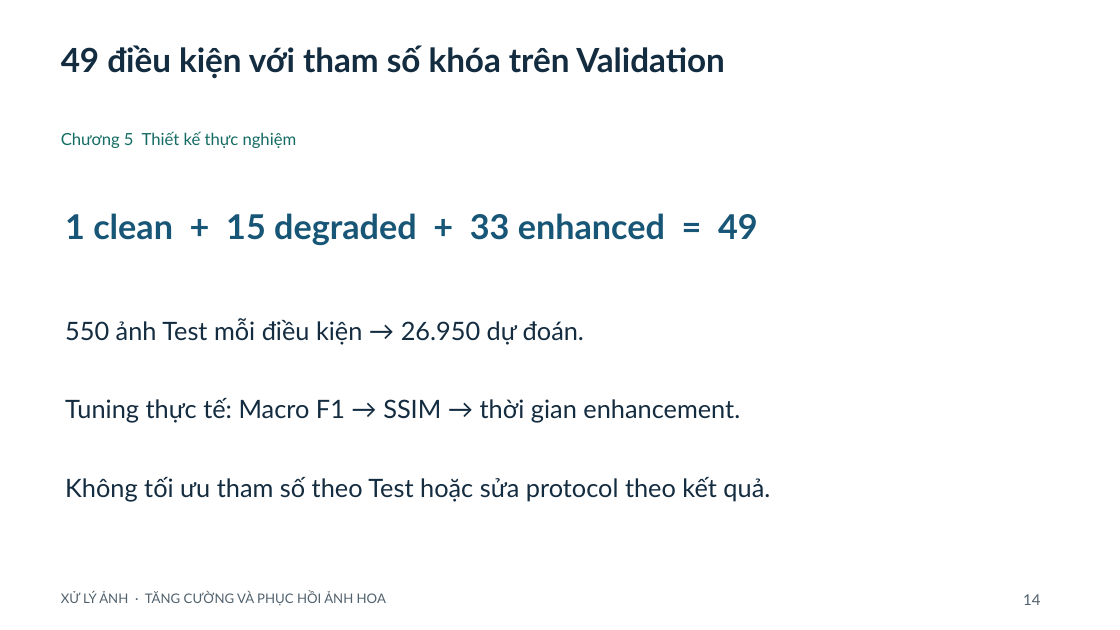
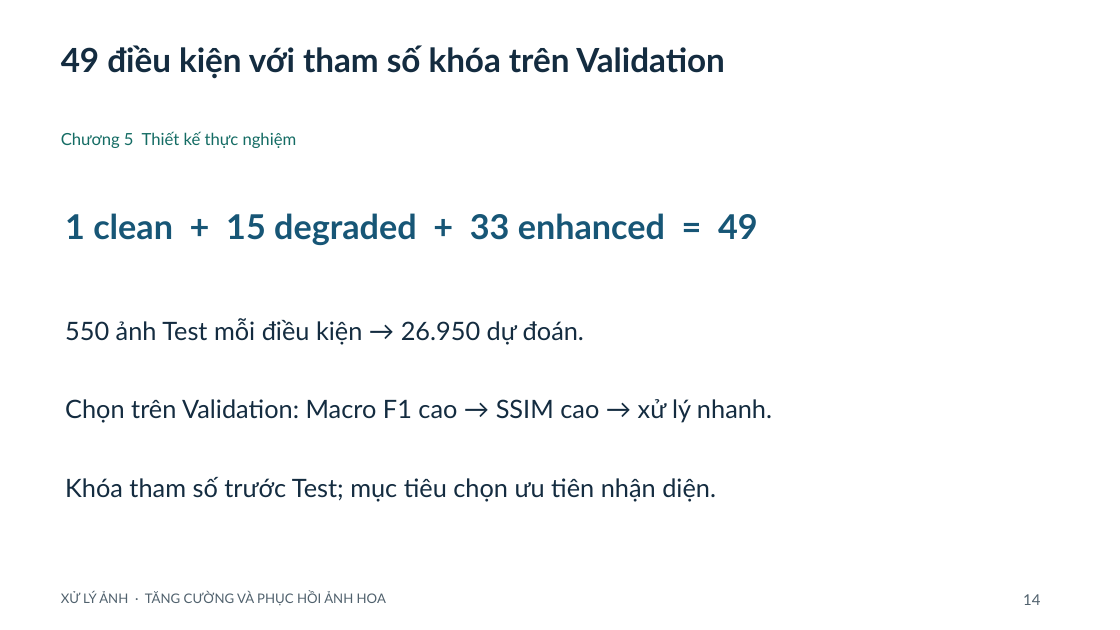
Before and after one commit to ngtd-2609/flower-image-restoration-cnn, a slide deck: slide 14 of docs/SLIDES_REVISED.pptx. Drawn at 1120x630 pixels with LibreOffice and Linux fonts; fonts in the diff are those of the drawing. Boxes give left, top, right and bottom in pixels: in the first picture for what was removed or moved away, otherwise in the second. Text is boxed around its words. In the diff, an @@ line names an element or a change of style, - is before the commit and + after.

```diff
--- a/docs/SLIDES_REVISED.pptx
+++ b/docs/SLIDES_REVISED.pptx
@@ text at bbox=[65, 399, 772, 423]: text changed @@
-Tuning thực tế: Macro F1 → SSIM → thời gian enhancement.
+Chọn trên Validation: Macro F1 cao → SSIM cao → xử lý nhanh.
@@ text at bbox=[65, 477, 716, 502]: text changed @@
-Không tối ưu tham số theo Test hoặc sửa protocol theo kết quả.
+Khóa tham số trước Test; mục tiêu chọn ưu tiên nhận diện.
```
Also in this commit, not shown: 18 other slides changed, 4 other files.
